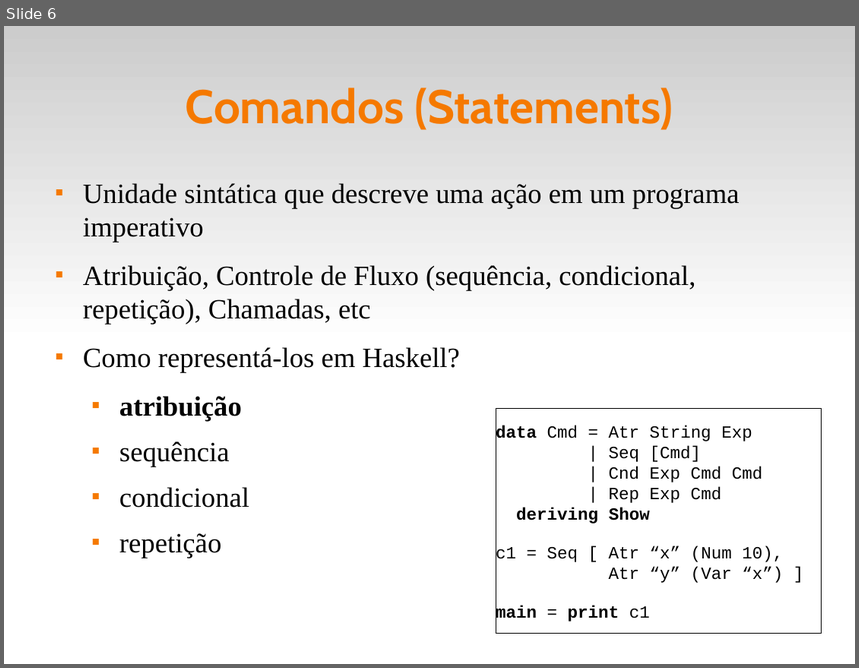
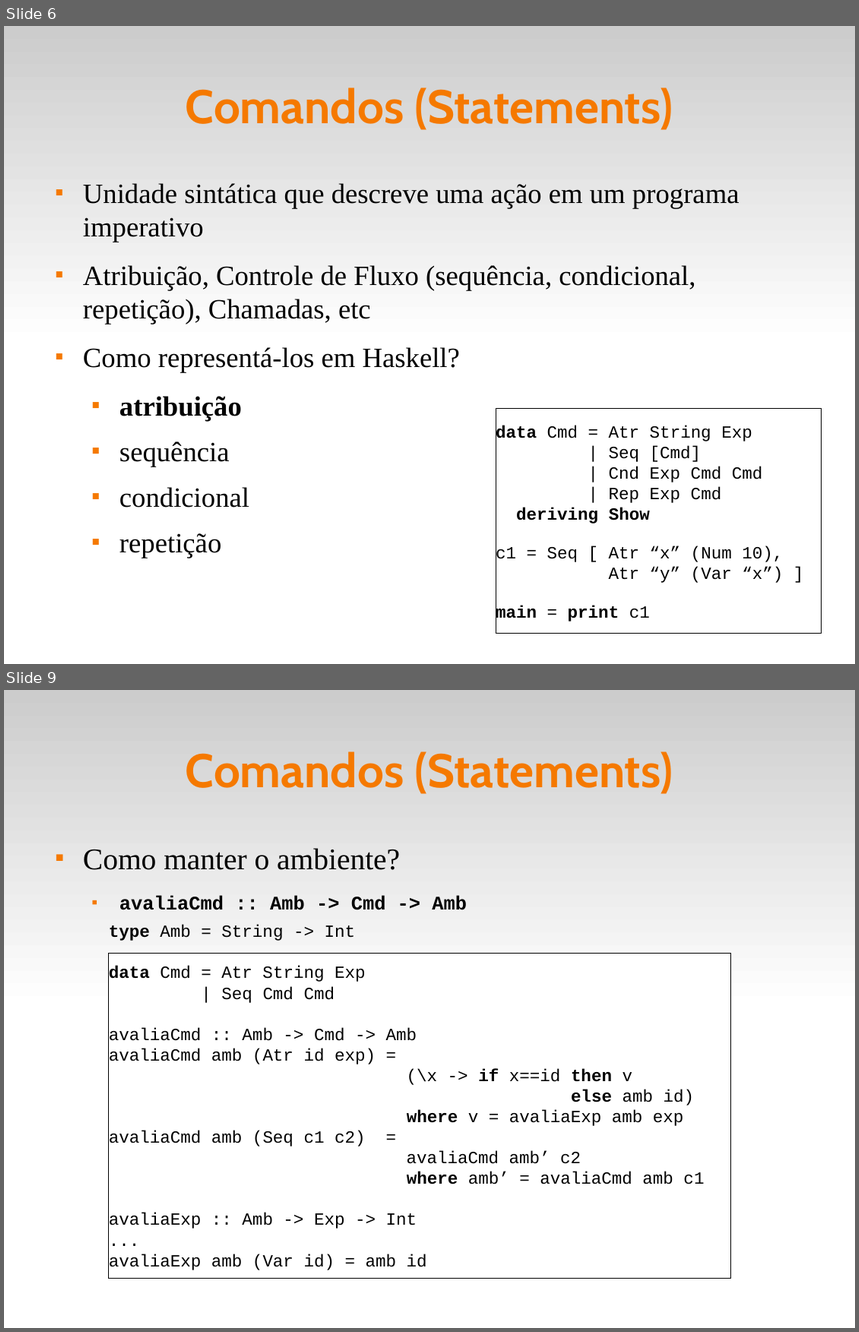
Before and after one commit to fsantanna-uerj/EDL, a slide deck: slides/edl-11-lang.odp. Shown one above the other, each under a label of ours: slide 6 before the commit, slides 6 and 9 after it; the slides between them are not shown. The pictures are 859x668 and 859x1332 pixels, drawn with LibreOffice and Linux fonts; fonts in the diff are those of the drawing. Boxes give left, top, right and bottom in pixels: in the first picture for what was removed or moved away, otherwise in the second. Text is boxed around its words. In the diff, an @@ line names an element or a change of style, - is before the commit and + after.

```diff
--- a/slides/edl-11-lang.odp
+++ b/slides/edl-11-lang.odp
@@ slide 9 added at (x1=4, y1=690, x2=855, y2=1328), background #FFFFFF; not listed: 1 template element that a slide beside it also shows @@
@@ title added at (x1=186, y1=752, x2=673, y2=794), 44 pt, text #F57900, bold @@
+Comandos (Statements)
@@ text added at (x1=83, y1=848, x2=467, y2=910), 18 pt, text #000000, bold @@
+■ Como manter o ambiente?
+  ■ avaliaCmd :: Amb -> Cmd -> Amb
@@ rectangle added at (x1=109, y1=954, x2=731, y2=1278), fill #FFFFFF, outline #000000 0 pt, 16 pt, text #000000 @@
+type Amb = String -> Int
+data Cmd = Atr String Exp
+| Seq Cmd Cmd
+avaliaCmd :: Amb -> Cmd -> Amb
+avaliaCmd amb (Atr id exp) =
+(\x -> if x==id then v
+else amb id)
+where v = avaliaExp amb exp
+avaliaCmd amb (Seq c1 c2) =
+avaliaCmd amb’ c2
+where amb’ = avaliaCmd amb c1
+avaliaExp :: Amb -> Exp -> Int
+...
+avaliaExp amb (Var id) = amb id
```
Also in this commit, not shown: 1 slide changed, 1 other slide added, 4 other files.
